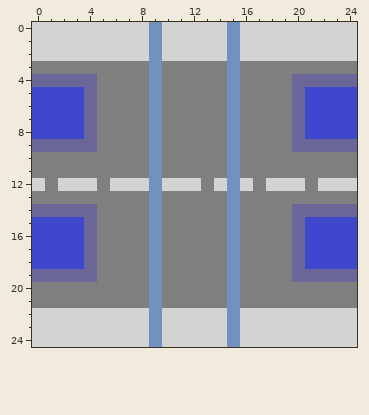
Pixel-art sprite, stored at src/Mirage.Urbanization.Resources/IntersectingZones/RoadHigh/Frame5/powernsroadew.png. That is the earlier state.
The file is 25x25 pixels.
The same view after the edit:
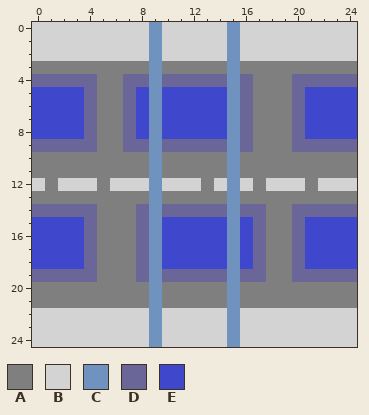
Palette (. is transparent): A #7f7f7f  B #d3d3d3  C #7092be  D #6a6798  E #3f48cc
Commit: Use proper animation tiles for 'roadhigh'/'powerline'
Difference:
@@ x 5..18 @@
  3 AAAACAAAAACAAA
- 4 AAAACAAAAACAAA
- 5 AAAACAAAAACAAA
- 6 AAAACAAAAACAAA
- 7 AAAACAAAAACAAA
- 8 AAAACAAAAACAAA
- 9 AAAACAAAAACAAA
+ 4 AADDCDDDDDCDAA
+ 5 AADECEEEEECDAA
+ 6 AADECEEEEECDAA
+ 7 AADECEEEEECDAA
+ 8 AADECEEEEECDAA
+ 9 AADDCDDDDDCDAA
 10 AAAACAAAAACAAA
@@ x 6..19 @@
 13 AAACAAAAACAAAA
-14 AAACAAAAACAAAA
-15 AAACAAAAACAAAA
-16 AAACAAAAACAAAA
-17 AAACAAAAACAAAA
-18 AAACAAAAACAAAA
-19 AAACAAAAACAAAA
+14 AADCDDDDDCDDAA
+15 AADCEEEEECEDAA
+16 AADCEEEEECEDAA
+17 AADCEEEEECEDAA
+18 AADCEEEEECEDAA
+19 AADCDDDDDCDDAA
 20 AAACAAAAACAAAA
